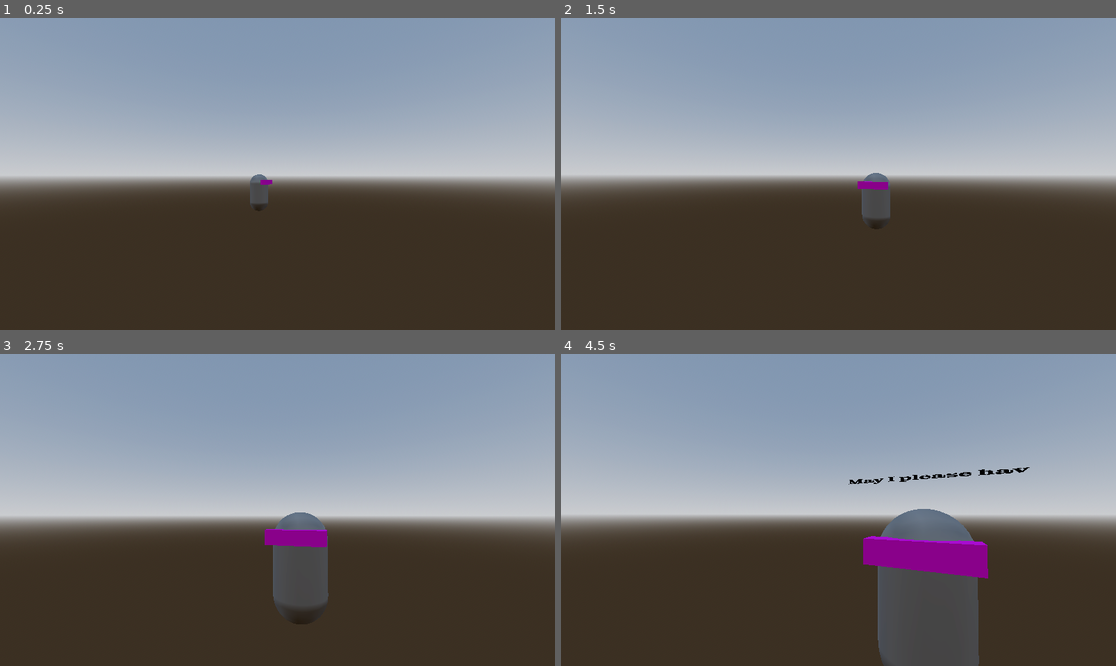
Above: before the commit, frames 1-4 (two rows, left to right).
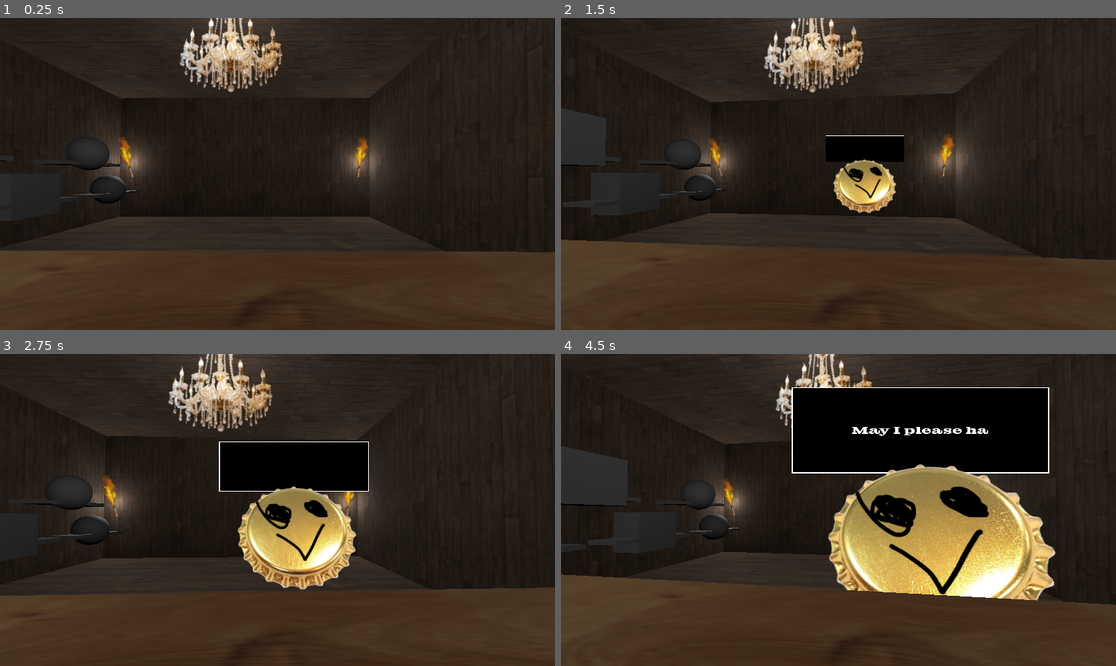
Above: after the commit, the same moments.

Repository: TheRedPipin/MonbullsAntiques
Game: Godot game, scene res://Scenes/MainScene.tscn
The game is run twice, just before and just after one commit, with the same random seed, the same clock (stepped at 60 frames per second) and the same inputs.
Inputs (mouse positions are in pixels of both pictures, inside the frame that each line leads up to):
- Up to frame 1 (0.25 s): no input
- Up to frame 2 (1.5 s): move the mouse to (866, 174) at 0.52 s; click (866, 174) at 0.67 s; move the mouse to (810, 174) at 1.27 s; click (810, 174) at 1.42 s
- Up to frame 3 (2.75 s): move the mouse to (288, 503) at 2.02 s; click (288, 503) at 2.17 s
- Up to frame 4 (4.5 s): move the mouse to (832, 516) at 2.77 s; click (832, 516) at 2.92 s; move the mouse to (877, 513) at 3.52 s; click (877, 513) at 3.67 s; move the mouse to (794, 506) at 4.27 s; click (794, 506) at 4.42 s

The runs differ from the first frame. In frame 1, 68% of the frame differs, in the area x 0-100%, y 0-88%; in frame 2, 68%; in frame 3, 71%; in frame 4, 77%, in the area x 0-100%, y 0-100%.

Commit message:
Added some envioment and random antique types

Diff:
--- a/Scenes/Entitie.tscn
+++ b/Scenes/Entitie.tscn
@@ -1,17 +1,18 @@
 [gd_scene load_steps=9 format=3 uid="uid://dfca7nhy5ttrr"]
 
 [ext_resource type="Script" uid="uid://cxxaeqthg6e8c" path="res://Scripts/EntityManager.gd" id="1_awebk"]
+[ext_resource type="Texture2D" uid="uid://c7ugk0hou776i" path="res://Assets/Mr Cappy.png" id="2_x7hvf"]
+[ext_resource type="Script" uid="uid://bschy30abi24s" path="res://Scenes/sub_viewport.gd" id="3_762rp"]
 
 [sub_resource type="CapsuleShape3D" id="CapsuleShape3D_tsqtg"]
 
-[sub_resource type="CapsuleMesh" id="CapsuleMesh_fgr07"]
-
-[sub_resource type="StandardMaterial3D" id="StandardMaterial3D_jl0w5"]
-albedo_color = Color(1, 0, 1, 1)
-
-[sub_resource type="BoxMesh" id="BoxMesh_jl0w5"]
-material = SubResource("StandardMaterial3D_jl0w5")
-size = Vector3(0.25, 0.25, 1)
+[sub_resource type="StyleBoxFlat" id="StyleBoxFlat_awebk"]
+bg_color = Color(0, 0, 0, 1)
+border_width_left = 10
+border_width_top = 10
+border_width_right = 10
+border_width_bottom = 10
+border_color = Color(1, 1, 1, 1)
 
 [sub_resource type="ViewportTexture" id="ViewportTexture_jl0w5"]
 viewport_path = NodePath("SubViewport")
@@ -19,31 +20,34 @@
 [sub_resource type="StandardMaterial3D" id="StandardMaterial3D_awebk"]
 resource_local_to_scene = true
 transparency = 1
+shading_mode = 0
+disable_ambient_light = true
 albedo_texture = SubResource("ViewportTexture_jl0w5")
+disable_receive_shadows = true
+billboard_mode = 1
 
 [sub_resource type="QuadMesh" id="QuadMesh_jl0w5"]
-size = Vector2(1, 0.5)
+size = Vector2(3, 1)
 
-[node name="Entitie" type="CharacterBody3D" node_paths=PackedStringArray("label")]
+[node name="Entitie" type="CharacterBody3D" node_paths=PackedStringArray("label", "panel")]
 script = ExtResource("1_awebk")
 label = NodePath("SubViewport/UI/RichTextLabel")
+panel = NodePath("SubViewport/UI/Panel")
 
 [node name="CollisionShape3D" type="CollisionShape3D" parent="."]
 transform = Transform3D(-4.37114e-08, 0, -1, 0, 1, 0, 1, 0, -4.37114e-08, 0, 0.713, 0)
 shape = SubResource("CapsuleShape3D_tsqtg")
 
-[node name="Body" type="MeshInstance3D" parent="."]
-transform = Transform3D(-4.37114e-08, 0, -1, 0, 1, 0, 1, 0, -4.37114e-08, 0, 0.713, 0)
-mesh = SubResource("CapsuleMesh_fgr07")
-
-[node name="Face" type="MeshInstance3D" parent="."]
-transform = Transform3D(-4.37114e-08, 0, -1, 0, 1, 0, 1, 0, -4.37114e-08, 0, 1.289, -0.443708)
-mesh = SubResource("BoxMesh_jl0w5")
+[node name="Sprite3D" type="Sprite3D" parent="."]
+transform = Transform3D(0.35, 0, 0, 0, 0.35, 0, 0, 0, 0.35, 0, 1.30331, 0)
+texture = ExtResource("2_x7hvf")
 
 [node name="SubViewport" type="SubViewport" parent="."]
 disable_3d = true
 transparent_bg = true
-size = Vector2i(1280, 1080)
+fsr_sharpness = 2.0
+size = Vector2i(1920, 1080)
+script = ExtResource("3_762rp")
 
 [node name="UI" type="Control" parent="SubViewport"]
 layout_mode = 3
@@ -53,6 +57,15 @@
 grow_horizontal = 2
 grow_vertical = 2
 
+[node name="Panel" type="Panel" parent="SubViewport/UI"]
+layout_mode = 1
+anchors_preset = 15
+anchor_right = 1.0
+anchor_bottom = 1.0
+grow_horizontal = 2
+grow_vertical = 2
+theme_override_styles/panel = SubResource("StyleBoxFlat_awebk")
+
 [node name="RichTextLabel" type="RichTextLabel" parent="SubViewport/UI"]
 layout_mode = 1
 anchors_preset = 15
@@ -60,13 +73,15 @@
 anchor_bottom = 1.0
 grow_horizontal = 2
 grow_vertical = 2
-theme_override_colors/default_color = Color(0, 0, 0, 1)
+theme_override_colors/default_color = Color(1, 1, 1, 1)
 theme_override_font_sizes/normal_font_size = 128
 bbcode_enabled = true
+text = "asdsadasd"
 horizontal_alignment = 1
 vertical_alignment = 1
 
 [node name="TextBox" type="MeshInstance3D" parent="."]
-transform = Transform3D(-2.15651, 0, 8.74228e-08, 0, 1.35, 0, -1.88528e-07, 0, -1, 0, 2.07097, 0)
+transform = Transform3D(-1, 0, 1.50996e-07, 0, 1, 0, -1.50996e-07, 0, -1, 0, 2.62935, 0)
 material_override = SubResource("StandardMaterial3D_awebk")
+cast_shadow = 0
 mesh = SubResource("QuadMesh_jl0w5")
--- a/Scenes/EntitieLogic.gd
+++ /dev/null
@@ -1 +0,0 @@
-extends StaticBody3D
--- a/Scenes/MainScene.tscn
+++ b/Scenes/MainScene.tscn
@@ -1,23 +1,20 @@
-[gd_scene load_steps=13 format=3 uid="uid://csibr8201025i"]
+[gd_scene load_steps=26 format=3 uid="uid://csibr8201025i"]
 
 [ext_resource type="Script" uid="uid://dna7g363tswq8" path="res://Scripts/PlayerLogic.gd" id="1_hpc76"]
 [ext_resource type="Script" uid="uid://dsyy6ynmyq23o" path="res://Scripts/CustomerLogic.gd" id="1_tr2i4"]
 [ext_resource type="PackedScene" uid="uid://dfca7nhy5ttrr" path="res://Scenes/Entitie.tscn" id="2_nhkr4"]
+[ext_resource type="PackedScene" uid="uid://dvt7a56d5sc1f" path="res://Scenes/antique.tscn" id="3_f140w"]
 [ext_resource type="Script" uid="uid://7bs38iquwryy" path="res://Scripts/PlayerCameraScript.gd" id="4_y4jh7"]
 [ext_resource type="Shader" uid="uid://bwbm71qrjxb4n" path="res://Shaders/Outline.gdshader" id="5_q68mp"]
-
-[sub_resource type="ProceduralSkyMaterial" id="ProceduralSkyMaterial_7rqgy"]
-sky_horizon_color = Color(0.662243, 0.671743, 0.686743, 1)
-ground_horizon_color = Color(0.662243, 0.671743, 0.686743, 1)
-
-[sub_resource type="Sky" id="Sky_qxria"]
-sky_material = SubResource("ProceduralSkyMaterial_7rqgy")
-
-[sub_resource type="Environment" id="Environment_y4jh7"]
-background_mode = 2
-sky = SubResource("Sky_qxria")
-tonemap_mode = 2
-glow_enabled = true
+[ext_resource type="Texture2D" uid="uid://bl6jgocjlyfmp" path="res://Assets/LightWood.jpg" id="6_y4jh7"]
+[ext_resource type="Texture2D" uid="uid://m1h6qknnlrgd" path="res://Assets/wood.png" id="7_q68mp"]
+[ext_resource type="Texture2D" uid="uid://dongu1kndtpgu" path="res://Assets/Torch.png" id="9_0iob3"]
+[ext_resource type="Texture2D" uid="uid://b1l8lqywjps7d" path="res://Assets/Chandalier.png" id="10_4b75m"]
+
+[sub_resource type="Environment" id="Environment_0iob3"]
+background_mode = 1
+background_energy_multiplier = 0.0
+ambient_light_source = 1
 
 [sub_resource type="CapsuleMesh" id="CapsuleMesh_1305s"]
 
@@ -29,23 +26,59 @@
 shader_parameter/color = Color(0, 0, 0, 1)
 shader_parameter/thickness = 0.05
 
+[sub_resource type="BoxMesh" id="BoxMesh_8ju71"]
+size = Vector3(0.1, 0.1, 0.1)
+
+[sub_resource type="StandardMaterial3D" id="StandardMaterial3D_q68mp"]
+albedo_texture = ExtResource("6_y4jh7")
+
+[sub_resource type="PlaneMesh" id="PlaneMesh_qxria"]
+size = Vector2(10, 10)
+
+[sub_resource type="StandardMaterial3D" id="StandardMaterial3D_f140w"]
+albedo_texture = ExtResource("7_q68mp")
+
+[sub_resource type="BoxMesh" id="BoxMesh_0iob3"]
+lightmap_size_hint = Vector2i(49, 76)
+size = Vector3(1, 3, 8)
+
+[sub_resource type="StandardMaterial3D" id="StandardMaterial3D_0iob3"]
+albedo_texture = ExtResource("6_y4jh7")
+uv1_scale = Vector3(10.905, 10.905, 10.905)
+grow_amount = -4.622
+
+[sub_resource type="BoxMesh" id="BoxMesh_4b75m"]
+flip_faces = true
+size = Vector3(10, 10, 10)
+
+[sub_resource type="StandardMaterial3D" id="StandardMaterial3D_4b75m"]
+albedo_texture = ExtResource("7_q68mp")
+
+[sub_resource type="PlaneMesh" id="PlaneMesh_8ju71"]
+size = Vector2(1, 4)
+
+[sub_resource type="BoxMesh" id="BoxMesh_f140w"]
+size = Vector3(2, 0.1, 1)
+
 [sub_resource type="Curve3D" id="Curve3D_tr2i4"]
 _data = {
-"points": PackedVector3Array(0, 0, 0, -0.755, 0, -2.305, -8, 0, 2, 0, 0, 0, 0, 0, 0, -5.87, 0, 0, 0, 0, 0, 0, 0, 0, 0.133631, 0, 0),
+"points": PackedVector3Array(0, 0, 0, -0.755, 0, -2.305, -8, 0, 2, 0, 0, 0, 0, 0, 0, -4.46398, 0, -1.14714, 0, 0, 0, 0, 0, 0, 0.0763021, 0, -1.3443),
 "tilts": PackedFloat32Array(0, 0, 0)
 }
 point_count = 3
 
-[node name="Node3D" type="Node3D" node_paths=PackedStringArray("spawn_point")]
+[node name="Node3D" type="Node3D" node_paths=PackedStringArray("spawn_point", "spawn_markers")]
 script = ExtResource("1_tr2i4")
 customer_scene = ExtResource("2_nhkr4")
 spawn_point = NodePath("SpawnPoint")
+antique_scene = ExtResource("3_f140w")
+spawn_markers = [NodePath("AntiqueObjects/Antique1"), NodePath("AntiqueObjects/Antique2"), NodePath("AntiqueObjects/Antique3"), NodePath("AntiqueObjects/Antique4"), NodePath("AntiqueObjects/Antique5")]
 
 [node name="WorldEnvironment" type="WorldEnvironment" parent="."]
-environment = SubResource("Environment_y4jh7")
+environment = SubResource("Environment_0iob3")
 
 [node name="Player" type="CharacterBody3D" parent="."]
-transform = Transform3D(-0.00428043, 0.0069098, 0.999967, 0.000619058, 0.999976, -0.00690721, -0.99999, 0.000589494, -0.0042846, 3.396, 1.293, 0)
+transform = Transform3D(-0.00428043, 0.0069098, 0.999967, 0.000619058, 0.999976, -0.00690721, -0.99999, 0.000589494, -0.0042846, 3.396, 1.293, -1.35925)
 script = ExtResource("1_hpc76")
 mouse_sensitivity = 0.001
 min_yaw = -360.0
@@ -68,21 +101,116 @@
 [node name="AntiqueObjects" type="Node3D" parent="."]
 
 [node name="Antique1" type="Node3D" parent="AntiqueObjects"]
-transform = Transform3D(1, 0, 0, 0, 1, 0, 0, 0, 1, 1.93799, 1.31281, 2.02237)
+transform = Transform3D(1, 0, 0, 0, 1, 0, 0, 0, 1, 1.00185, 1.2243, 4.61926)
+
+[node name="MeshInstance3D" type="MeshInstance3D" parent="AntiqueObjects/Antique1"]
+mesh = SubResource("BoxMesh_8ju71")
 
 [node name="Antique2" type="Node3D" parent="AntiqueObjects"]
-transform = Transform3D(1, 0, 0, 0, 1, 0, 0, 0, 1, 0.573188, 1.31281, 2.02237)
+transform = Transform3D(1, 0, 0, 0, 1, 0, 0, 0, 1, -1.47075, 1.19226, 4.74505)
+
+[node name="MeshInstance3D" type="MeshInstance3D" parent="AntiqueObjects/Antique2"]
+mesh = SubResource("BoxMesh_8ju71")
 
 [node name="Antique3" type="Node3D" parent="AntiqueObjects"]
-transform = Transform3D(1, 0, 0, 0, 1, 0, 0, 0, 1, -0.681738, 1.31281, 2.02237)
+transform = Transform3D(1, 0, 0, 0, 1, 0, 0, 0, 1, -3.97387, 1.1587, 4.62513)
+
+[node name="MeshInstance3D" type="MeshInstance3D" parent="AntiqueObjects/Antique3"]
+mesh = SubResource("BoxMesh_8ju71")
 
 [node name="Antique4" type="Node3D" parent="AntiqueObjects"]
-transform = Transform3D(1, 0, 0, 0, 1, 0, 0, 0, 1, -1.62733, 1.31281, 2.02237)
+transform = Transform3D(1, 0, 0, 0, 1, 0, 0, 0, 1, 0.0285189, 2.33097, 4.42181)
+
+[node name="MeshInstance3D" type="MeshInstance3D" parent="AntiqueObjects/Antique4"]
+mesh = SubResource("BoxMesh_8ju71")
 
 [node name="Antique5" type="Node3D" parent="AntiqueObjects"]
-transform = Transform3D(1, 0, 0, 0, 1, 0, 0, 0, 1, -2.98383, 1.31281, 2.02237)
+transform = Transform3D(1, 0, 0, 0, 1, 0, 0, 0, 1, -2.90604, 2.30437, 4.35538)
+
+[node name="MeshInstance3D" type="MeshInstance3D" parent="AntiqueObjects/Antique5"]
+mesh = SubResource("BoxMesh_8ju71")
 
 [node name="Envioment" type="Node3D" parent="."]
+
+[node name="Floor" type="MeshInstance3D" parent="Envioment"]
+material_override = SubResource("StandardMaterial3D_q68mp")
+cast_shadow = 0
+mesh = SubResource("PlaneMesh_qxria")
+
+[node name="Desk" type="MeshInstance3D" parent="Envioment"]
+transform = Transform3D(1, 0, 0, 0, 1, 0, 0, 0, 1, 2.32168, -0.417049, -1.83803)
+material_override = SubResource("StandardMaterial3D_f140w")
+mesh = SubResource("BoxMesh_0iob3")
+
+[node name="Room" type="MeshInstance3D" parent="Envioment"]
+transform = Transform3D(1, 0, 0, 0, 1, 0, 0, 0, 1, 0, -0.240757, 0)
+material_override = SubResource("StandardMaterial3D_0iob3")
+mesh = SubResource("BoxMesh_4b75m")
+
+[node name="DeskPart2" type="MeshInstance3D" parent="Envioment"]
+transform = Transform3D(1, 0, 0, 0, 1, 0, 0, 0, 1, 2.33354, 1.07503, 4.1605)
+material_override = SubResource("StandardMaterial3D_4b75m")
+mesh = SubResource("PlaneMesh_8ju71")
+
+[node name="Shelf1" type="MeshInstance3D" parent="Envioment"]
+transform = Transform3D(1, 0, 0, 0, 1, 0, 0, 0, 1, 1, 1, 4.74108)
+mesh = SubResource("BoxMesh_f140w")
+
+[node name="Shelf2" type="MeshInstance3D" parent="Envioment"]
+transform = Transform3D(1, 0, 0, 0, 1, 0, 0, 0, 1, -1.5, 1, 4.74108)
+mesh = SubResource("BoxMesh_f140w")
+
+[node name="Shelf3" type="MeshInstance3D" parent="Envioment"]
+transform = Transform3D(1, 0, 0, 0, 1, 0, 0, 0, 1, -4, 1, 4.74108)
+mesh = SubResource("BoxMesh_f140w")
+
+[node name="Shelf4" type="MeshInstance3D" parent="Envioment"]
+transform = Transform3D(1, 0, 0, 0, 1, 0, 0, 0, 1, -3, 2, 4.74108)
+mesh = SubResource("BoxMesh_f140w")
+
+[node name="Shelf5" type="MeshInstance3D" parent="Envioment"]
+transform = Transform3D(1, 0, 0, 0, 1, 0, 0, 0, 1, 0, 2, 4.74108)
+mesh = SubResource("BoxMesh_f140w")
+
+[node name="Torch" type="Sprite3D" parent="Envioment"]
+transform = Transform3D(0.00163193, 0.0354454, -0.0934931, -0.000618607, 0.0935073, 0.03544, 0.0999848, 0, 0.00174524, -4.78181, 2.16777, -4.5451)
+texture = ExtResource("9_0iob3")
+
+[node name="OmniLight3D" type="OmniLight3D" parent="Envioment/Torch"]
+light_energy = 0.5
+omni_range = 9.799
+
+[node name="Torch2" type="Sprite3D" parent="Envioment"]
+transform = Transform3D(0.00163193, 0.0354454, -0.0934931, -0.000618607, 0.0935073, 0.03544, 0.0999848, 0, 0.00174524, -4.78181, 2.16777, 4.51272)
+texture = ExtResource("9_0iob3")
+
+[node name="OmniLight3D" type="OmniLight3D" parent="Envioment/Torch2"]
+light_energy = 0.5
+omni_range = 9.799
+
+[node name="Torch3" type="Sprite3D" parent="Envioment"]
+transform = Transform3D(0.00168707, -0.0256019, -0.0966524, 0.000446815, 0.0966672, -0.025598, 0.0999848, 0, 0.00174524, 4.80059, 2.16777, 4.51272)
+texture = ExtResource("9_0iob3")
+
+[node name="OmniLight3D" type="OmniLight3D" parent="Envioment/Torch3"]
+light_energy = 0.5
+omni_range = 9.799
+
+[node name="Torch4" type="Sprite3D" parent="Envioment"]
+transform = Transform3D(0.00168707, -0.0256019, -0.0966524, 0.000446815, 0.0966672, -0.025598, 0.0999848, 0, 0.00174524, 4.80059, 2.16777, -4.52037)
+texture = ExtResource("9_0iob3")
+
+[node name="OmniLight3D" type="OmniLight3D" parent="Envioment/Torch4"]
+light_energy = 0.5
+omni_range = 9.799
+
+[node name="Torch5" type="Sprite3D" parent="Envioment"]
+transform = Transform3D(-2.18557e-08, 0, 0.5, 0, 0.5, 0, -0.5, 0, -2.18557e-08, -0.109657, 3.96259, -0.564514)
+texture = ExtResource("10_4b75m")
+
+[node name="OmniLight3D" type="OmniLight3D" parent="Envioment/Torch5"]
+light_energy = 0.5
+omni_range = 9.799
 
 [node name="SpawnPoint" type="Node3D" parent="."]
 transform = Transform3D(1, 0, 0, 0, 1, 0, 0, 0, 1, -8, 0, 2)
@@ -95,4 +223,4 @@
 transform = Transform3D(0.95032, 0, 0.311276, 0, 1, 0, -0.311276, 0, 0.95032, -8, 0, 2)
 
 [node name="CounterPoint" type="Node3D" parent="."]
-transform = Transform3D(1, 0, 0, 0, 1, 0, 0, 0, 1, 2.12146, 0.619977, 0.485552)
+transform = Transform3D(1, 0, 0, 0, 1, 0, 0, 0, 1, 2.24325, 1.24424, 0.132169)
--- a/Scenes/antique.tscn
+++ b/Scenes/antique.tscn
@@ -1,6 +1,6 @@
 [gd_scene load_steps=5 format=3 uid="uid://dvt7a56d5sc1f"]
 
-[ext_resource type="Script" uid="uid://bykmkt1ltgva2" path="res://Scenes/EntitieLogic.gd" id="1_evrbl"]
+[ext_resource type="Script" uid="uid://bykmkt1ltgva2" path="res://Scripts/AntiqueLogic.gd" id="1_evrbl"]
 
 [sub_resource type="BoxShape3D" id="BoxShape3D_21qhi"]
 
@@ -9,16 +9,19 @@
 
 [sub_resource type="BoxMesh" id="BoxMesh_evrbl"]
 
-[node name="Antique" type="StaticBody3D" groups=["Antique"]]
+[node name="Antique" type="StaticBody3D" node_paths=PackedStringArray("variants") groups=["Antique"]]
 script = ExtResource("1_evrbl")
+variants = [NodePath("Orb"), NodePath("Box")]
 
 [node name="CollisionShape3D" type="CollisionShape3D" parent="."]
 transform = Transform3D(1, 0, 0, 0, 1, 0, 0, 0, 1, -0.00256014, 0.00608629, 0.000504017)
 shape = SubResource("BoxShape3D_21qhi")
 
 [node name="Orb" type="MeshInstance3D" parent="."]
+cast_shadow = 0
 mesh = SubResource("CapsuleMesh_21qhi")
 
 [node name="Box" type="MeshInstance3D" parent="."]
 visible = false
+cast_shadow = 0
 mesh = SubResource("BoxMesh_evrbl")
--- /dev/null
+++ b/Scenes/sub_viewport.gd
@@ -0,0 +1 @@
+extends SubViewport
--- /dev/null
+++ b/Scripts/AntiqueLogic.gd
@@ -0,0 +1,23 @@
+extends Node3D
+
+@export var variants: Array[MeshInstance3D] = []
+@export var selected_index: int = -1
+
+func _ready() -> void:
+	for i in range(variants.size()):
+		var m: MeshInstance3D = variants[i]
+		if m != null:
+			m.visible = false
+	if selected_index >= 0 and selected_index < variants.size():
+		_show_variant(selected_index)
+
+func _show_variant(idx: int) -> void:
+	for i in range(variants.size()):
+		var m: MeshInstance3D = variants[i]
+		if m != null:
+			m.visible = (i == idx)
+	selected_index = idx
+
+func set_variant_by_index(idx: int) -> void:
+	if idx >= 0 and idx < variants.size():
+		_show_variant(idx)
--- a/Scripts/CustomerLogic.gd
+++ b/Scripts/CustomerLogic.gd
@@ -1,27 +1,35 @@
 extends Node3D
 
+# ---------- Movement / Customer ----------
 @export var customer_scene: PackedScene
 @export var spawn_point: Node3D
 @export var speed: float = 3.0
 @export var rotate_with_path: bool = true
-@export var color_amount: int = 6
-@export var type_amount: int = 2
+
 @onready var path: Path3D = $Path3D
 @onready var follower: PathFollow3D = $Path3D/Follower
+
 var curve: Curve3D
 var length: float = 0.0
 var customer: Node3D = null
-var customersNum: int = 0
+var customers_num: int = 0
 var moving: bool = false
 var announced: bool = false
-var shop_colors: Array = []
-var shop_types: Array = []
 
+# ---------- Shop / Antiques ----------
+@export var antique_scene: PackedScene
+@export var spawn_markers: Array[Node3D] = []         # assign Antique1..Antique5 here (optional)
+
+@export var color_amount: int = 6
+@export var type_amount: int = 2
+var shop_colors: Array[int] = []
+var shop_types: Array[int] = []
 
 func _ready() -> void:
 	curve = path.curve
 	length = curve.get_baked_length()
 	_spawn_and_start()
+	generate_shop(spawn_markers.size())
 
 func _spawn_and_start() -> void:
 	if customer_scene == null or spawn_point == null:
@@ -29,6 +37,7 @@
 	customer = customer_scene.instantiate() as Node3D
 	follower.progress = 0.0
 	follower.loop = false
+	follower.rotation_mode = PathFollow3D.ROTATION_ORIENTED if rotate_with_path else PathFollow3D.ROTATION_NONE
 	follower.add_child(customer)
 	customer.global_transform = spawn_point.global_transform
 	moving = true
@@ -36,20 +45,36 @@
 	set_physics_process(true)
 
 func _physics_process(delta: float) -> void:
-	if moving:
-		follower.progress = min(follower.progress + speed * delta, length)
-		if follower.progress >= length:
-			moving = false
-			set_physics_process(false)
-			if not announced and customer.has_method("type_text"):
-				announced = true
-				customer.type_text("May I please have a [font=res://Fonts/Eater-Regular.ttf]Jargack[/font] in [font=res://Fonts/Eater-Regular.ttf]Drosk[/font]")
-				customersNum += 1
+	if not moving:
+		return
+	follower.progress = min(follower.progress + speed * delta, length)
+	if follower.progress >= length:
+		moving = false
+		set_physics_process(false)
+		if not announced and customer != null and customer.has_method("type_text"):
+			announced = true
+			customer.type_text("May I please have a [font=res://Fonts/Eater-Regular.ttf]Jargack[/font] in [font=res://Fonts/Eater-Regular.ttf]Drosk[/font]")
+			customers_num += 1
 
-func generateShop():
-	randomize()
-	shop_colors = []
-	shop_types = []
-	for i in range(8):
-		shop_colors.append(randi_range(0,color_amount-1))
-		shop_types.append(randi_range(0,type_amount-1))
+# ---------- Shop generation ----------
+func generate_shop(request_count: int) -> void:
+	shop_colors.clear()
+	shop_types.clear()
+
+	for i in range(request_count):
+		var t_idx: int = i % (type_amount if type_amount > 0 else 1)
+		var c_idx: int = i % (color_amount if color_amount > 0 else 1)
+		shop_types.append(t_idx)
+		shop_colors.append(c_idx)
+
+	var count: int = min(request_count, spawn_markers.size())
+	for i in range(count):
+		var marker: Node3D = spawn_markers[i]
+		if marker == null:
+			continue
+		var inst: Node3D = antique_scene.instantiate() as Node3D
+		# Adjust property names if your Antique script differs:
+		inst.set("selected_index", shop_types[i])   # which model/shape to show
+		inst.set("color_index", shop_colors[i])     # optional color index
+		self.add_child(inst)
+		inst.global_transform = marker.global_transform
--- a/Scripts/EntityManager.gd
+++ b/Scripts/EntityManager.gd
@@ -1,15 +1,15 @@
 extends CharacterBody3D
 
 @export var label: RichTextLabel
+@export var panel: Panel
 @export var cps: float = 20.0
 
 var _task_id: int = 0
 
 func _ready() -> void:
-	if label:
-		label.bbcode_enabled = true
-		label.text = ""
-		label.visible_characters = 0
+	label.bbcode_enabled = true
+	label.text = ""
+	label.visible_characters = 0
 
 
 func type_text(message: String) -> void:
@@ -17,7 +17,7 @@
 	var my_task := _task_id
 	if label == null:
 		return
-
+	panel.visible = true
 	label.bbcode_enabled = true
 	label.text = message
 	label.visible_characters = 0
@@ -40,3 +40,4 @@
 	_task_id += 1
 	if label:
 		label.visible_characters = 0
+		panel.visible = true
Binary file added: Assets/Chandalier.png
Not shown, added: Assets/Chandalier.png.import
Binary file added: Assets/LightWood.jpg
Not shown, added: Assets/LightWood.jpg.import
Binary file added: Assets/Mr Cappy.png
Not shown, added: Assets/Mr Cappy.png.import
Binary file added: Assets/Torch.png
Not shown, added: Assets/Torch.png.import
Binary file added: Assets/wood.png
Not shown, added: Assets/wood.png.import
Not shown, added: Scenes/sub_viewport.gd.uid
Renamed: Scenes/EntitieLogic.gd.uid -> Scripts/AntiqueLogic.gd.uid
